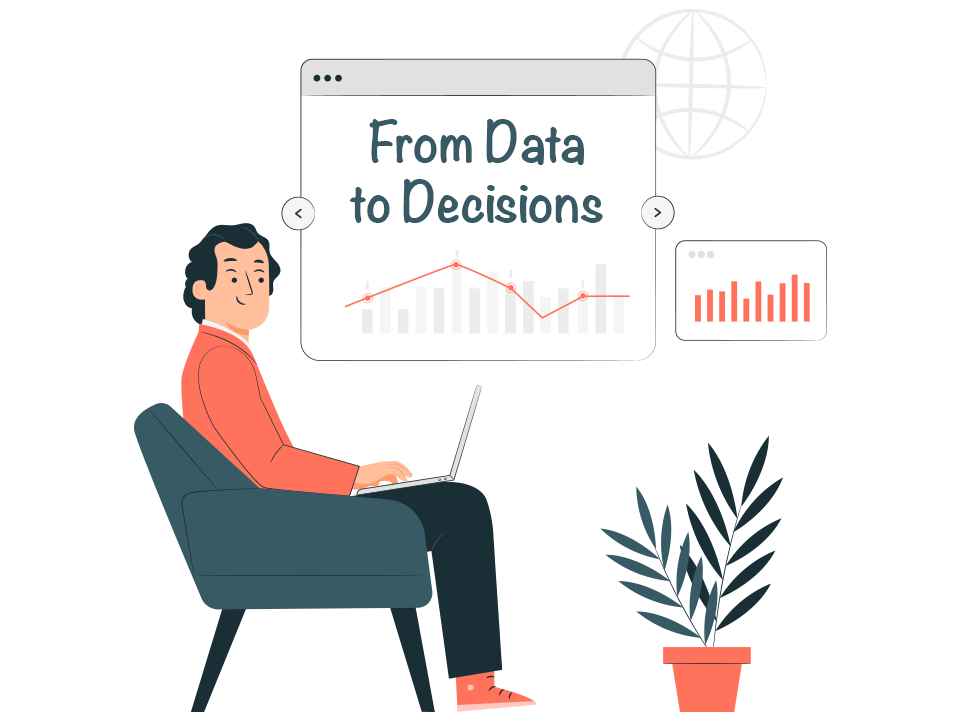
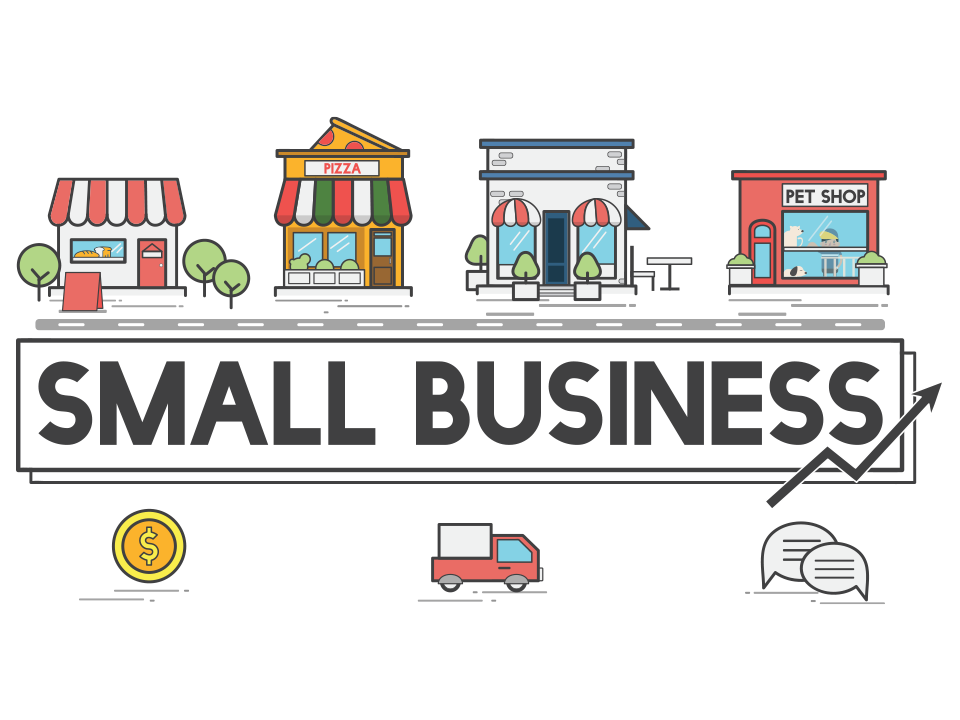
Layers edited between the first and the second 960 x 720 image:
removed layer "From Data to Decisions" over bbox(134, 9, 827, 712)
showed "Vector Smart Object" (5th of 5) over bbox(16, 116, 943, 605)
